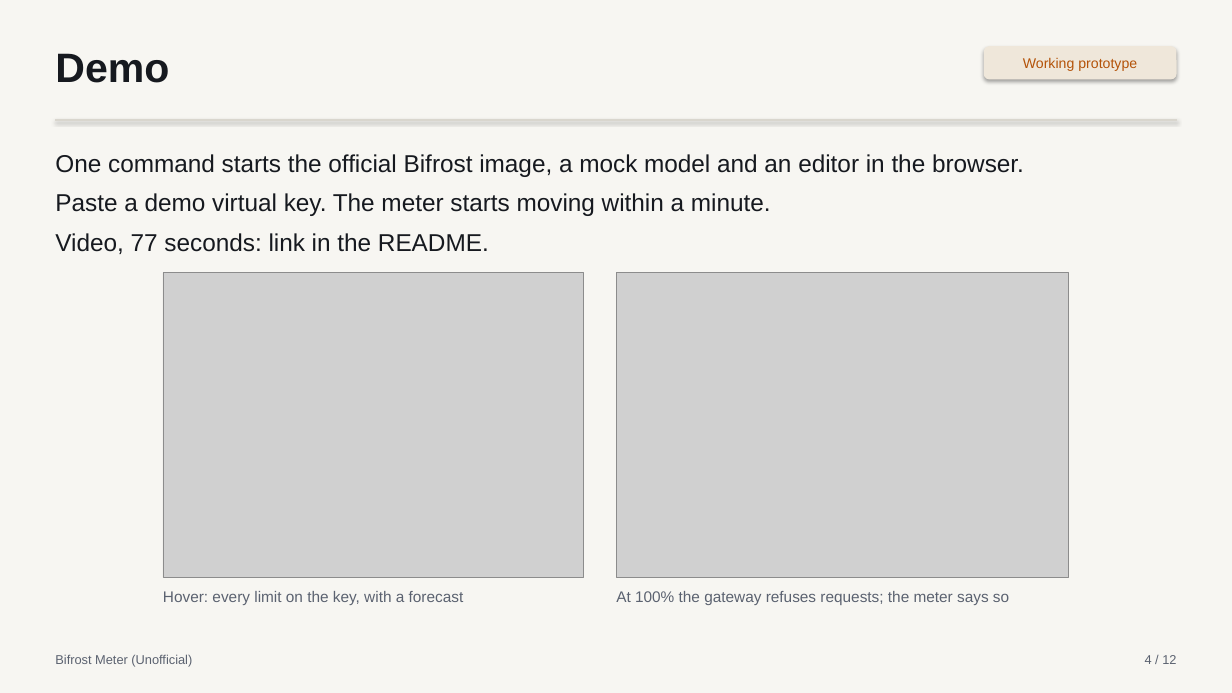
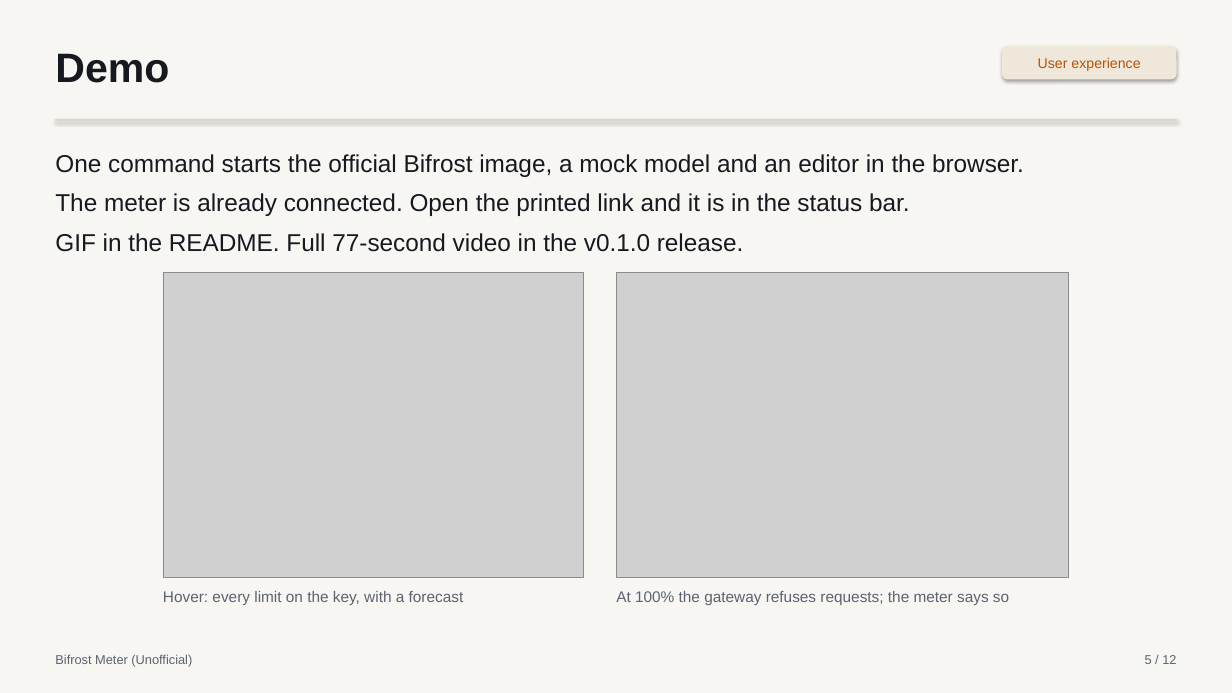
Before and after one commit to aimanmalib/bifrost-meter, a slide deck: slide 5 of deck/bifrost-meter.pptx (slide 4 before the commit). Drawn at 1232x693 pixels with LibreOffice and Linux fonts; fonts in the diff are those of the drawing; grey boxes stand for pictures. Boxes give left, top, right and bottom in pixels: in the first picture for what was removed or moved away, otherwise in the second. Text is boxed around its words. In the diff, an @@ line names an element or a change of style, - is before the commit and + after.

```diff
--- a/deck/bifrost-meter.pptx
+++ b/deck/bifrost-meter.pptx
@@ rounded rectangle "User experience": place and size @@
-rounded rectangle "User experience" at (984, 46, 1177, 79)
+rounded rectangle "User experience" at (1003, 46, 1177, 79)
@@ text in rounded rectangle at (1038, 57, 1140, 71): text changed @@
-Working prototype
+User experience
@@ text at (55, 193, 910, 252): text changed @@
-Paste a demo virtual key. The meter starts moving within a minute.
-Video, 77 seconds: link in the README.
+The meter is already connected. Open the printed link and it is in the status bar.
+GIF in the README. Full 77-second video in the v0.1.0 release.
@@ text at (1145, 655, 1176, 664): text changed @@
-4 / 12
+5 / 12
```
Also in this commit, not shown: 6 other slides changed, 1 slide added, 1 slide removed, 2 other files.
